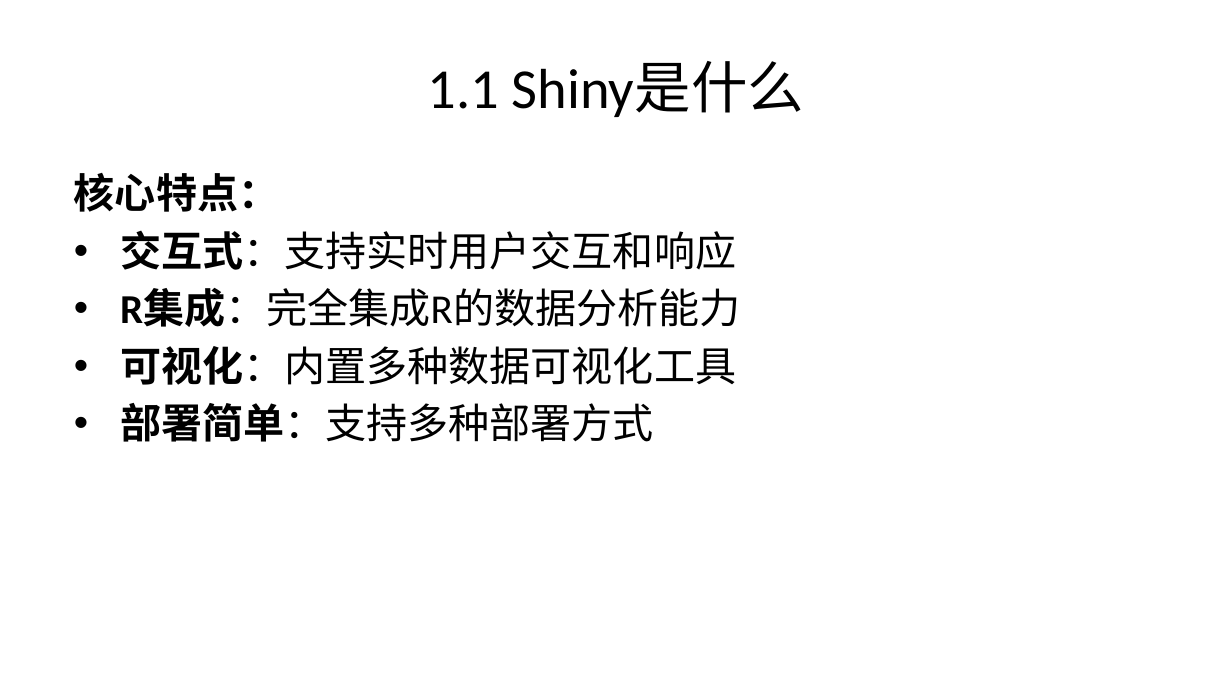
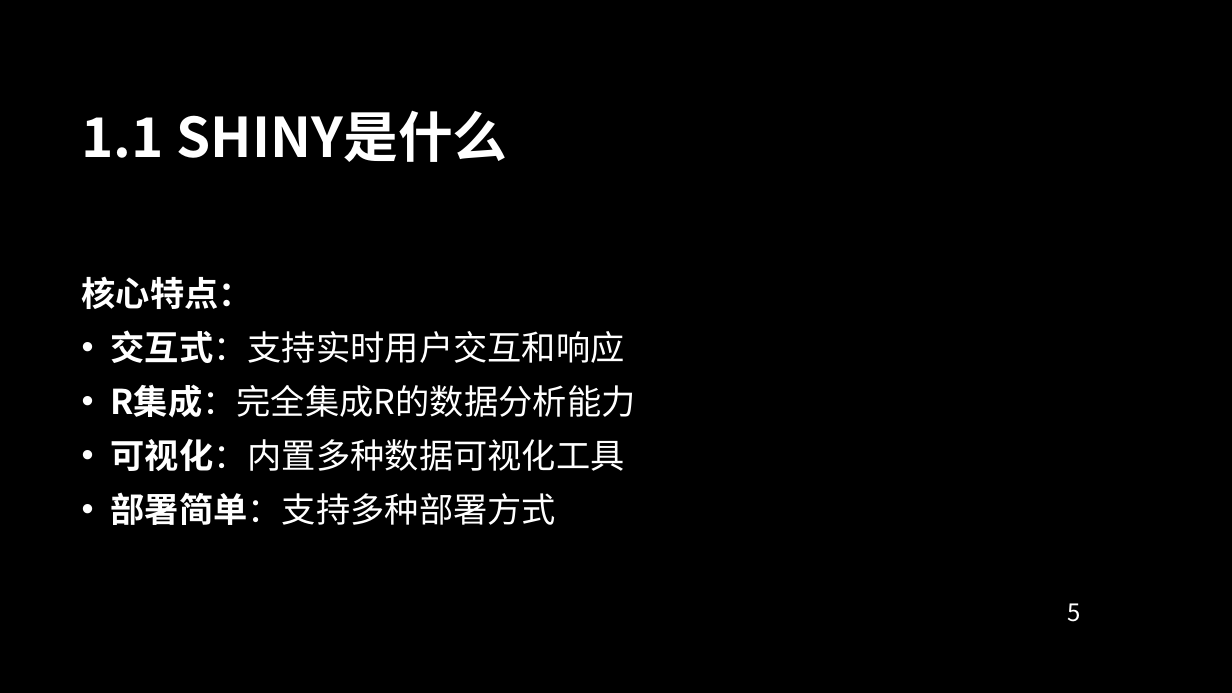
Before and after one commit to Kiriny1999/analysis-ic-model, a slide deck: slide 5 of shiny_app_documentation.pptx. Drawn at 1232x693 pixels with LibreOffice and Linux fonts; fonts in the diff are those of the drawing; background and template pictures are left out. Boxes give left, top, right and bottom in pixels: in the first picture for what was removed or moved away, otherwise in the second. Text is boxed around its words. In the diff, an @@ line names an element or a change of style, - is before the commit and + after.

```diff
--- a/shiny_app_documentation.pptx
+++ b/shiny_app_documentation.pptx
@@ background #FFFFFF to picture (left out) @@
@@ title at <box>82,110,507,162</box>: text changed; size 33 to 32 pt; font Calibri to Noto Sans CJK SC; text colour #000000 to #FFFFFF; bold on @@
-1.1 Shiny是什么
+1.1 SHINY是什么
@@ text "核心特点：": place and size @@
-text "核心特点：" at <box>74,173,740,442</box>
+text "核心特点：" at <box>82,276,635,525</box>
@@ text "核心特点：" at <box>82,276,635,525</box>: size 24 to 20 pt, font Calibri to Noto Sans CJK SC, text colour #000000 to #FFFFFF; more space between paragraphs; indent changed; vertical alignment top to middle @@
@@ page number added at <box>1067,603,1080,622</box>, 14 pt, text #FFFFFF @@
+5
```
Also in this commit, not shown: 49 other slides changed, 6 slides added, 3 slides removed, 2 other files.
